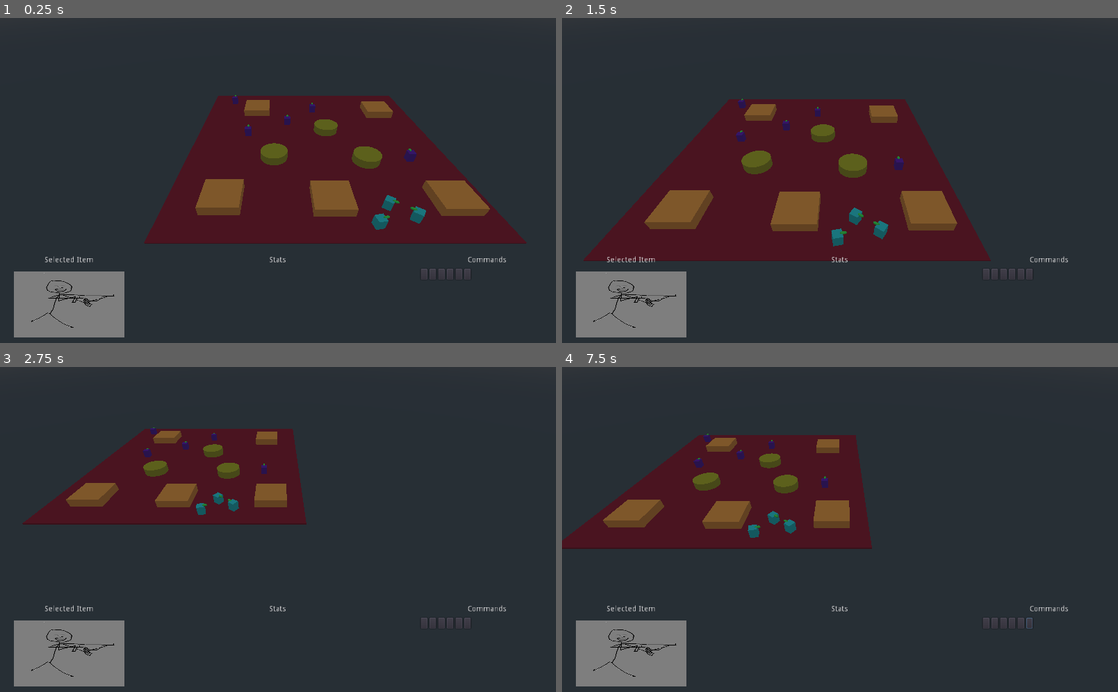
Above: before the commit, frames 1-4 (two rows, left to right).
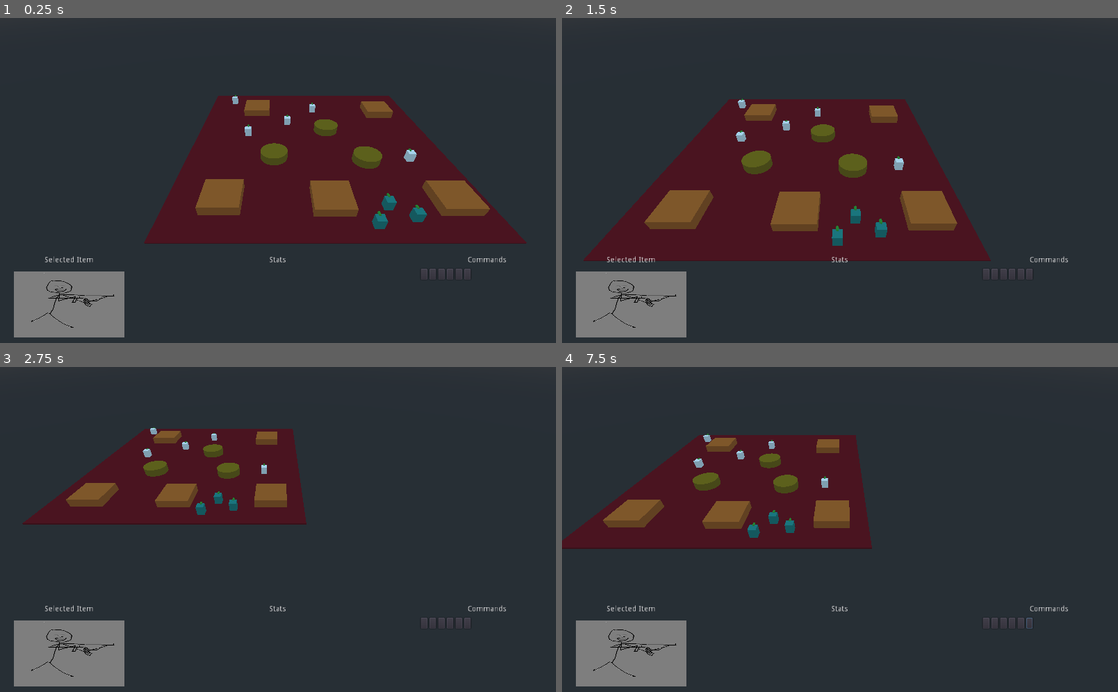
Above: after the commit, the same moments.

Repository: Ellord207/GodotShenanigans
Game: Godot game, scene res://World/TestWorld.tscn
Two runs of this game, one before a commit and one after it. Both use one fixed random seed, a clock stepped at 60 frames per second and the inputs below.
Inputs (mouse positions are in pixels of both pictures, inside the frame that each line leads up to):
- Up to frame 1 (0.25 s): no input
- Up to frame 2 (1.5 s): move the mouse to (962, 164) at 0.52 s; hold Right 0.53-1.28 s; right-click (962, 164) at 0.6 s; click (962, 164) at 0.67 s; move the mouse to (728, 196) at 1.27 s; hold Down from 1.28 s (still down); click (728, 196) at 1.35 s
- Up to frame 3 (2.75 s): move the mouse to (333, 458) at 2.02 s; release Down at 2.03 s; hold Right from 2.03 s (still down); right-click (333, 458) at 2.1 s
- Up to frame 4 (7.5 s): release Right at 2.75 s; click (984, 623) at 2.75 s; click (995, 623) at 3.5 s; click (1001, 623) at 4.25 s; click (1012, 623) at 5 s; click (1023, 623) at 5.75 s; click (1029, 623) at 6.5 s; tap Enter at 7.25 s; move the mouse to (812, 594) at 7.27 s; hold Up from 7.28 s (still down); click (812, 594) at 7.35 s

The runs differ from the first frame. In frame 1, 0.3% of the frame differs, in the area x 41-77%, y 24-66%; in frame 2, 0.3%, in the area x 31-62%, y 25-71%; in frame 3, 0.2%; in frame 4, 0.2%.
Error after the commit: Invalid operands 'String' and 'int' in operator '=='. (res://Actors/Unit.gd:26)

Commit message:
basic unit target tracking

Diff:
--- a/Actors/Team_One_Material.tres
+++ b/Actors/Team_One_Material.tres
@@ -1,4 +1,4 @@
 [gd_resource type="SpatialMaterial" format=2]
 
 [resource]
-albedo_color = Color( 0.329412, 0.0509804, 0.431373, 1 )
+albedo_color = Color( 0.14902, 0.556863, 0.529412, 1 )
--- a/Actors/Team_Two_Material.tres
+++ b/Actors/Team_Zero_Material.tres
@@ -1,4 +1,4 @@
 [gd_resource type="SpatialMaterial" format=2]
 
 [resource]
-albedo_color = Color( 0.14902, 0.556863, 0.529412, 1 )
+albedo_color = Color( 0.329412, 0.0509804, 0.431373, 1 )
--- a/Actors/Unit.gd
+++ b/Actors/Unit.gd
@@ -1,27 +1,34 @@
 extends KinematicBody
 
-export var team: int = 0;
+export(int, "Zero", "One") var team = "Zero";
 export var hp_max: int = 100;
 export var attack_range: float = 5;
 class_name Unit
 var team_colors = {
-	0: preload("res://Actors/Team_One_Material.tres"),
-	1: preload("res://Actors/Team_Two_Material.tres"),
+	0: preload("res://Actors/Team_Zero_Material.tres"),
+	1: preload("res://Actors/Team_One_Material.tres"),
 }
 
 var hp: int = hp_max;
 
+var targets_in_range: Array = [];
 var path = [];
-var path_ind = 0;
+var path_ind := 0;
 var target: Unit = null;
-const move_speed = 12;
-onready var nav = get_parent()
+const move_speed := 12;
+onready var nav: Navigation = get_parent()
 
 func _ready():
 	if team in team_colors:
 		$Body.material_override = team_colors[team];
 	var cylinder: CylinderShape = $AttackRange/CollisionShape.shape;
 	cylinder.radius = attack_range;
+	if team == 0:
+		self.set_collision_layer_bit(3, true);
+		$AttackRange.set_collision_mask_bit(4, true);
+	else:
+		self.set_collision_layer_bit(4, true);
+		$AttackRange.set_collision_mask_bit(3, true);
 
 func move_to(target_pos):
 	path = nav.get_simple_path(global_transform.origin, target_pos);
@@ -36,7 +43,11 @@
 			move_vec = move_vec.normalized()
 			if target == null:
 				look_at(transform.origin + move_vec, Vector3.UP);
+			else:
+				look_at(target.transform.origin, Vector3.UP);
 			move_and_slide(move_vec * move_speed, Vector3.UP);
+	#if target != null:
+	#	look_at(target.transform.origin, Vector3.UP);
 
 func select():
 	$SelectionRing.show();
@@ -51,15 +62,24 @@
 func is_selected() -> bool:
 	return $SelectionRing.visible;
 
+func get_next_target() -> Unit:
+	return targets_in_range[0];
+
 func _on_AttackRange_body_entered(body: Node) -> void:
-	if !body.is_class("Unit") || body.team == team:
-		pass;
-	target = body;
-	look_at(target.transform.origin, Vector3.UP);
+	if  body.team == self.team:
+		return;
+	targets_in_range.append(body);
+	if target == null:
+		target = body;
+		look_at(target.transform.origin, Vector3.UP);
 
 
 func _on_AttackRange_body_exited(body: Node) -> void:
-	if !body.is_class("Unit") || body.team == team:
-		pass;
+	if  body.team == self.team:
+		return;
+	targets_in_range.erase(body);
 	if target && body.get_instance_id() == target.get_instance_id():
-		target = null;
+		if targets_in_range.size() > 0:
+			target = get_next_target();
+		else:
+			target = null;
--- a/Actors/Unit.tscn
+++ b/Actors/Unit.tscn
@@ -55,7 +55,7 @@
 
 [node name="AttackRange" type="Area" parent="."]
 collision_layer = 0
-collision_mask = 2
+collision_mask = 0
 
 [node name="CollisionShape" type="CollisionShape" parent="AttackRange"]
 transform = Transform( 1, 0, 0, 0, 1, 0, 0, 0, 1, 0, 1, 0 )
--- a/project.godot
+++ b/project.godot
@@ -24,10 +24,6 @@
 run/main_scene="res://World/TestWorld.tscn"
 config/icon="res://icon.png"
 
-[autoload]
-
-VillageData="*res://VillageData.gd"
-
 [input]
 
 main_command={
@@ -45,6 +41,8 @@
 
 3d_physics/layer_1="walls"
 3d_physics/layer_2="units"
+3d_physics/layer_3="villages"
+3d_physics/layer_4="infected"
 
 [rendering]
 
